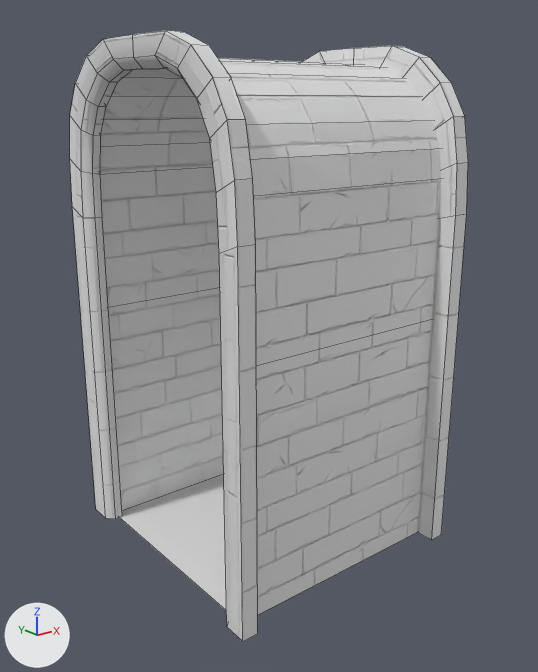
The FBX model SD_Fbx/SD_DoorwaySingle_1.fbx, before and after one commit.
One viewpoint serves both versions: a camera (50 mm lens) standing at (-1.88, -2.39, 1.85) and looking at (0.0, -0.05, 0.91). Every picture has the same lights, and +X, +Y and +Z are marked at lower left. Mesh edges are drawn as thin lines.

Names of what the first picture shows: 'SD_DoorwaySingle_1'.
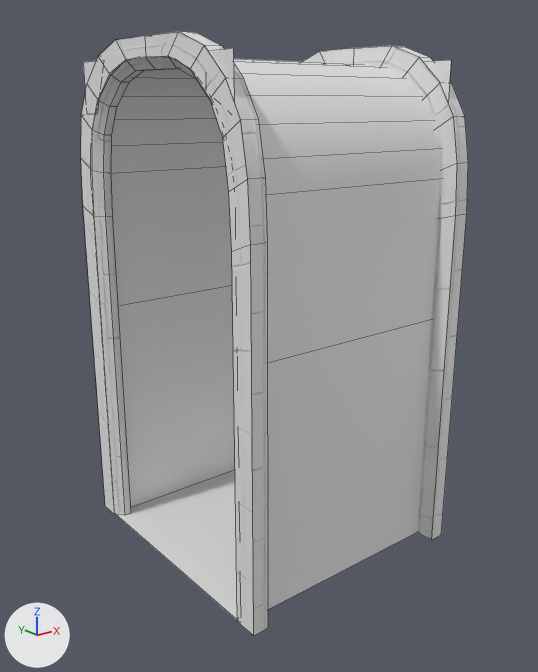
Pixel boxes (x1, y1, x2, y2) of what changed, in the pictures (538 x 672 px; the box of a moved part takes in the faces that stretch with it):
'SD_DoorwaySingle_1', reshaped
    before: (70, 30, 468, 641)
    after: (81, 31, 468, 636)
part 1 of me_cube_006, moved or reshaped
    before: (70, 30, 258, 641)
    after: (81, 31, 268, 636)
part 2 of me_cube_006, added
    after: (83, 48, 451, 98)
part 3 of me_cube_006, surface changed
    both: (111, 46, 467, 609)

The change, as a diff of the scene's bpy script:
```diff
--- a/SD_Fbx/SD_DoorwaySingle_1.fbx.py
+++ b/SD_Fbx/SD_DoorwaySingle_1.fbx.py
@@ me_cube_006 @@
 # used by ob_sd_doorwaysingle_1; location = (0.0, 0.0, 0.0)
 # verts and faces of me_cube_006; kept vertices keep their numbers, new ones are numbered from 188
-me_cube_006.from_pydata(...)  # 188 vertices, 159 faces; spans x -0.55..0.55, y -0.58..0.58, z 0.0..2.07
+me_cube_006.from_pydata(...)  # 204 vertices, 163 faces; spans x -0.51..0.55, y -0.58..0.58, z 0.0..2.07
+# me_cube_006 part 1: the loose piece of 75 vertices spanning x -0.55..-0.49, y -0.58..0.58, z 0.0..2.07 is moved by (0.05, 0.0, 0.0)
+# me_cube_006 part 2
+verts[188] = (0.5, -0.5, 1.81)
+verts[189] = (0.5, 0.5, 1.81)
+verts[190] = (-0.5, -0.5, 1.81)
+verts[191] = (-0.5, 0.5, 1.81)  # pixel (86, 113)
+for new, old in zip([*range(192, 196)], [*range(188, 192)]): verts[new] = verts[old] + (0.0, 0.0, 0.19)
+verts[196] = (0.5, 0.32, 2.0)
+verts[197] = (0.5, 0.41, 1.81)
+verts[198] = (0.5, -0.35, 2.0)
+verts[199] = (0.5, -0.35, 1.89)
+verts[200] = (-0.5, 0.32, 2.0)  # pixel (103, 60)
+verts[201] = (-0.5, 0.41, 1.81)  # pixel (97, 113)
+verts[202] = (-0.5, -0.35, 2.0)
+verts[203] = (-0.5, -0.35, 1.89)  # pixel (205, 90)
+faces += [(189, 193, 196, 197), (188, 199, 198, 192), (191, 201, 200, 195), (190, 194, 202, 203)]  # mat_wall_mat_1 (its picture is missing)
+# me_cube_006 part 3: 88 kept faces spanning x -0.5..0.55, y -0.58..0.58, z 0.0..2.07 get new texture (UV) coordinates
 me_cube_006.materials.append(mat_floor_mat_1)
```
